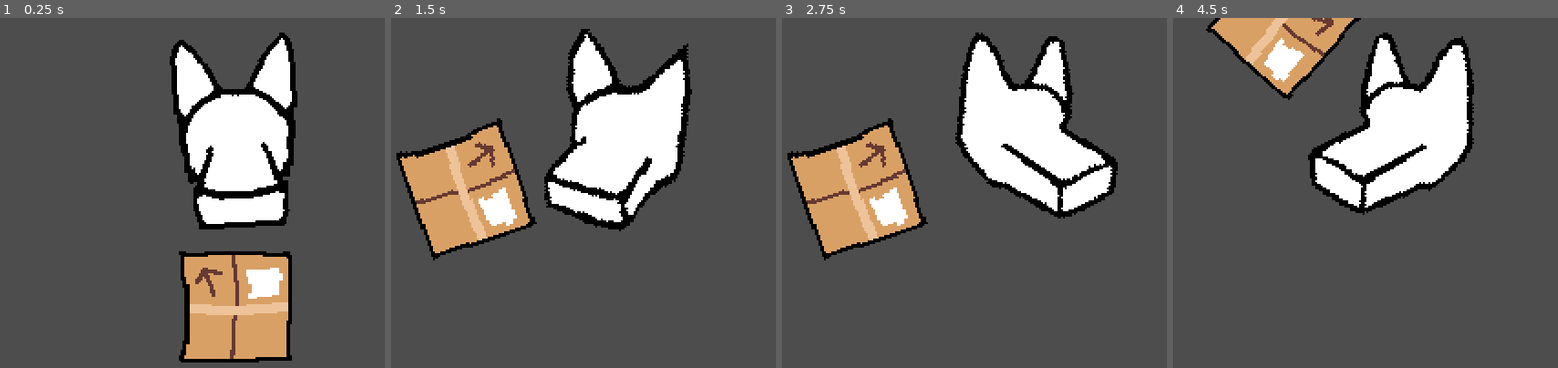
Above: before the commit, frames 1-4 (left to right).
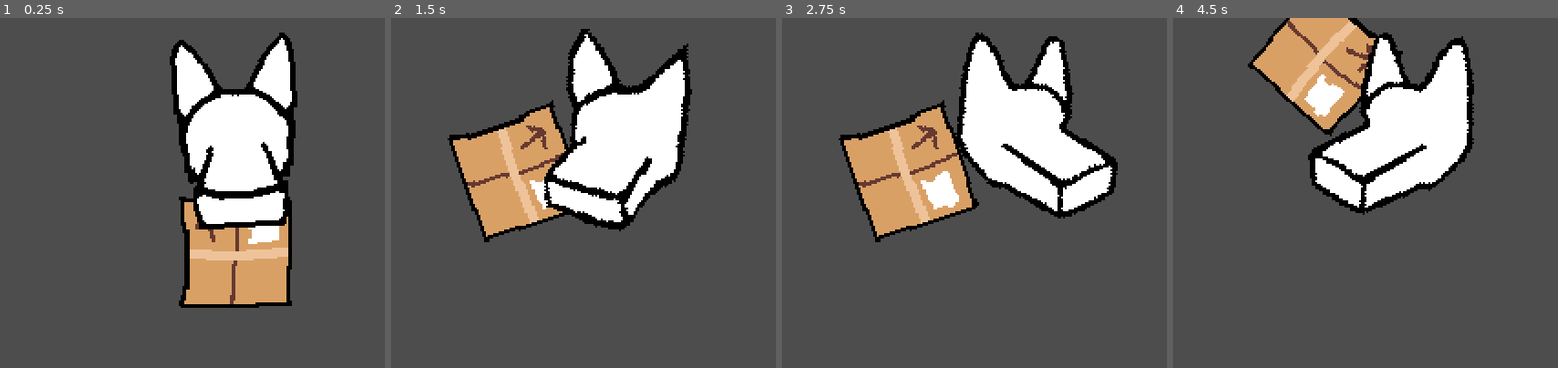
Above: after the commit, the same moments.

Repository: kennethbchen/RGHRGHRGH-Game
Game: Godot game, scene res://scenes/game.tscn
Same seed, same stepped clock (60 frames per second), same inputs: the game is played once before the commit and once after it.
Inputs (mouse positions are in pixels of both pictures, inside the frame that each line leads up to):
- Up to frame 1 (0.25 s): no input
- Up to frame 2 (1.5 s): tap Enter at 0.5 s; move the mouse to (768, 284) at 0.52 s; press the mouse at (768, 284) at 0.53 s; tap Space at 1.25 s; move the mouse to (521, 343) at 1.27 s; release the mouse at (521, 343) at 1.28 s; click (521, 343) at 1.35 s
- Up to frame 3 (2.75 s): tap Enter at 2 s; move the mouse to (1090, 182) at 2.02 s; press the mouse at (1090, 182) at 2.03 s
- Up to frame 4 (4.5 s): tap Space at 2.75, 4.25 s; move the mouse to (outside the picture) at 2.77 s; release the mouse at (outside the picture) at 2.78 s; click (outside the picture) at 2.85 s; tap Enter at 3.5 s; move the mouse to (outside the picture) at 3.52 s; press the mouse at (outside the picture) at 3.53 s; move the mouse to (1242, 224) at 4.27 s; release the mouse at (1242, 224) at 4.28 s; click (1242, 224) at 4.35 s

The runs differ from the first frame. In frame 1, 9.0% of the frame differs, in the area x 46-76%, y 51-99%; in frame 2, 9.7%; in frame 3, 11%, in the area x 1-52%, y 23-70%; in frame 4, 6.9%.

Commit message:
Implemented positional and angular velocity limits for biteable props

Diff:
--- a/scenes/game.tscn
+++ b/scenes/game.tscn
@@ -46,11 +46,12 @@
 
 [node name="Biteable" type="CharacterBody2D" parent="."]
 z_index = -1
-position = Vector2(155, 158)
+position = Vector2(155, 128)
 collision_layer = 0
 collision_mask = 0
 motion_mode = 1
 script = ExtResource("6_qxxue")
+angular_velocity_limit = 20.0
 
 [node name="CollisionShape2D" type="CollisionShape2D" parent="Biteable"]
 visible = false
--- a/scripts/biteable_prop.gd
+++ b/scripts/biteable_prop.gd
@@ -1,6 +1,9 @@
 extends CharacterBody2D
 
 enum STATE {NORMAL, BITTEN, DESTROYED}
+
+@export var velocity_limit: float = 800
+@export var angular_velocity_limit: float = 4
 
 var current_state: STATE = STATE.NORMAL
 
@@ -17,6 +20,8 @@
 
 func _process(delta: float) -> void:
 
+	velocity = velocity.limit_length(velocity_limit)
+	angular_velocity = clamp(angular_velocity, -angular_velocity_limit, angular_velocity_limit)
 	match current_state:
 		STATE.NORMAL:
 
